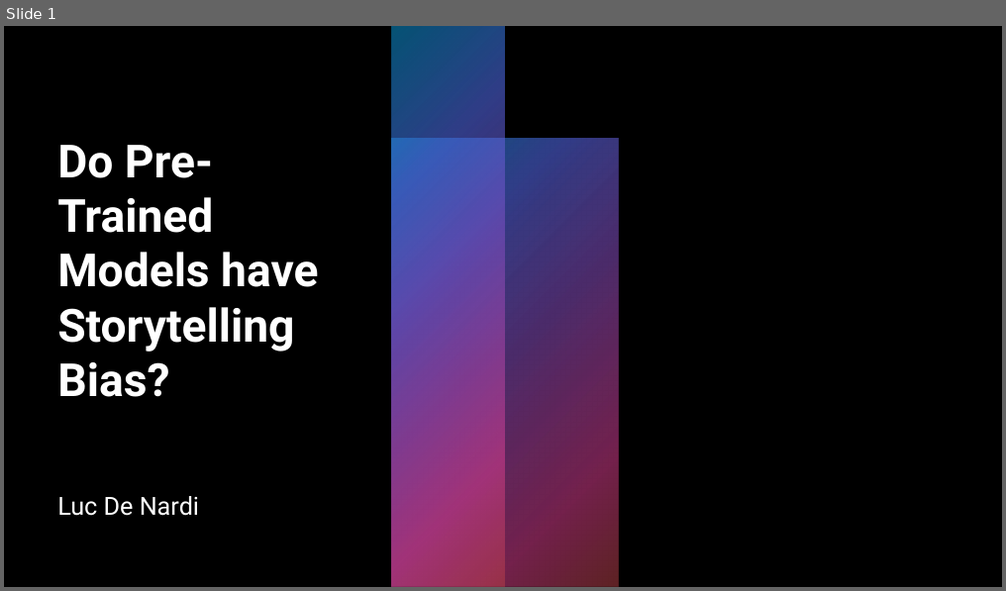
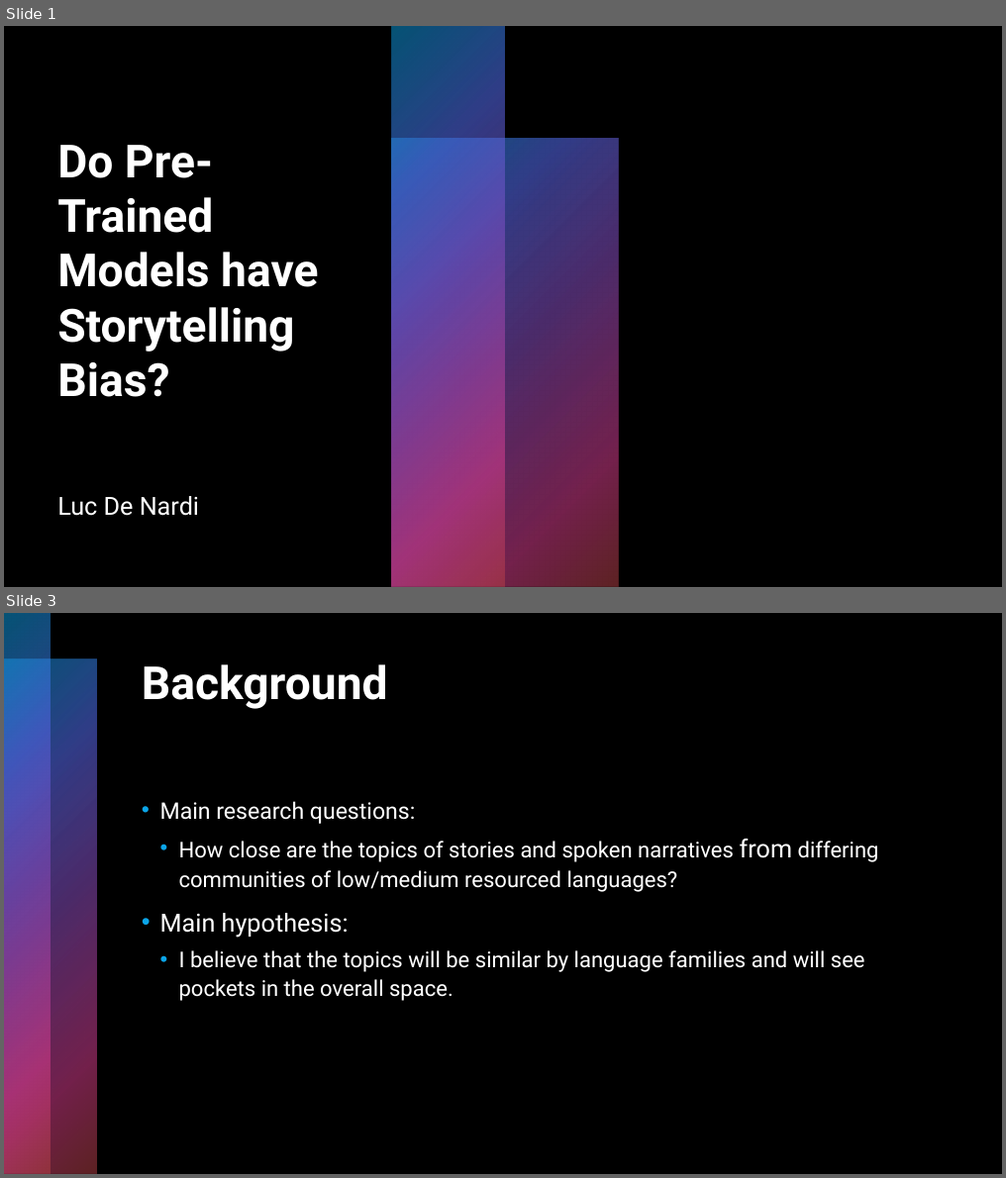
Before and after one commit to look-luc/Multilingual-Stories-Topic-Space, a slide deck: presentation.pptx. Shown one above the other, each under a label of ours: slide 1 before the commit, slides 1 and 3 after it; the slides between them are not shown. The pictures are 1006x591 and 1006x1178 pixels, drawn with LibreOffice and Linux fonts; fonts in the diff are those of the drawing; background and template pictures are left out. Boxes give left, top, right and bottom in pixels: in the first picture for what was removed or moved away, otherwise in the second. Text is boxed around its words. In the diff, an @@ line names an element or a change of style, - is before the commit and + after.

```diff
--- a/presentation.pptx
+++ b/presentation.pptx
@@ slide 3 added at box(4, 613, 1002, 1174), background #000000 @@
@@ rectangle added at box(4, 613, 51, 1174), fill gradient #0BA5E8 to #5066E1 to #894EC0 to #E54196 to #BE4449 @@
@@ rectangle added at box(4, 660, 97, 1174), fill gradient #0BA5E8 to #5066E1 to #894EC0 to #E54196 to #BE4449 @@
@@ title added at box(142, 664, 388, 709), 44 pt, text #FFFFFF, bold @@
+Background
@@ text added at box(160, 801, 879, 1001), 21 pt, text #FFFFFF @@
+• Main research questions:
+  • How close are the topics of stories and spoken narratives from differing communities of low/medium resourced languages?
+• Main hypothesis:
+  • I believe that the topics will be similar by language families and will see pockets in the overall space.
```
Also in this commit, not shown: 6 other slides added, 1 slide removed, 2 other files.
